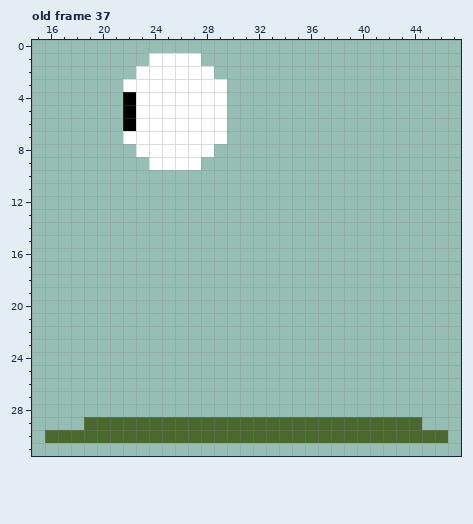
Pixel-art file: Sprites/dev/Monster_death.ase. That is the earlier state.
48x32 pixels, 37 frames. Shown: old frame 37: x 15..47, y 0..31. The commit also changed other frames, which this record leaves out.
New version:
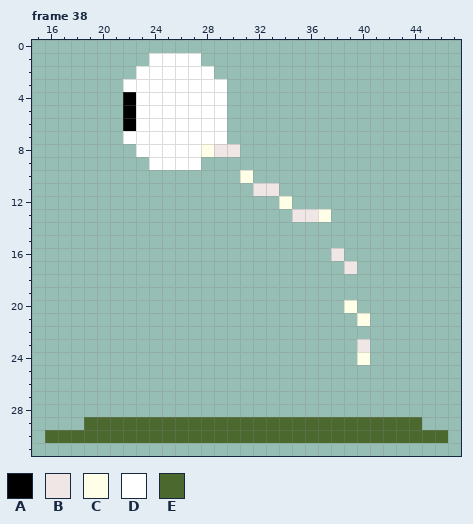
Palette (. is transparent): A #000000  B #f0e6e6  C #ffffe8  D #ffffff  E #4b692f
A new or re-ordered frame is compared with the old frame closest to it.
Difference:
{"change": "frames 37 -> 80"}
{"where": "frame 38 is new; against old frame 37, layer \"Skele\""}
{"frame":38,"y":8,"x":28,"old":"D..","new":"CBB"}
{"frame":38,"y":10,"x":31,"old":".","new":"C"}
{"frame":38,"y":11,"x":32,"old":"..","new":"BB"}
{"frame":38,"y":12,"x":34,"old":".","new":"C"}
{"frame":38,"y":13,"x":35,"old":"...","new":"BBC"}
{"frame":38,"y":16,"x":38,"old":".","new":"B"}
{"frame":38,"y":17,"x":39,"old":".","new":"B"}
{"frame":38,"y":20,"x":39,"old":".","new":"C"}
{"frame":38,"y":21,"x":40,"old":".","new":"C"}
{"frame":38,"y":23,"x":40,"old":".","new":"B"}
{"frame":38,"y":24,"x":40,"old":".","new":"C"}
{"label":"changed","picture_box":[201,144,370,365]}
